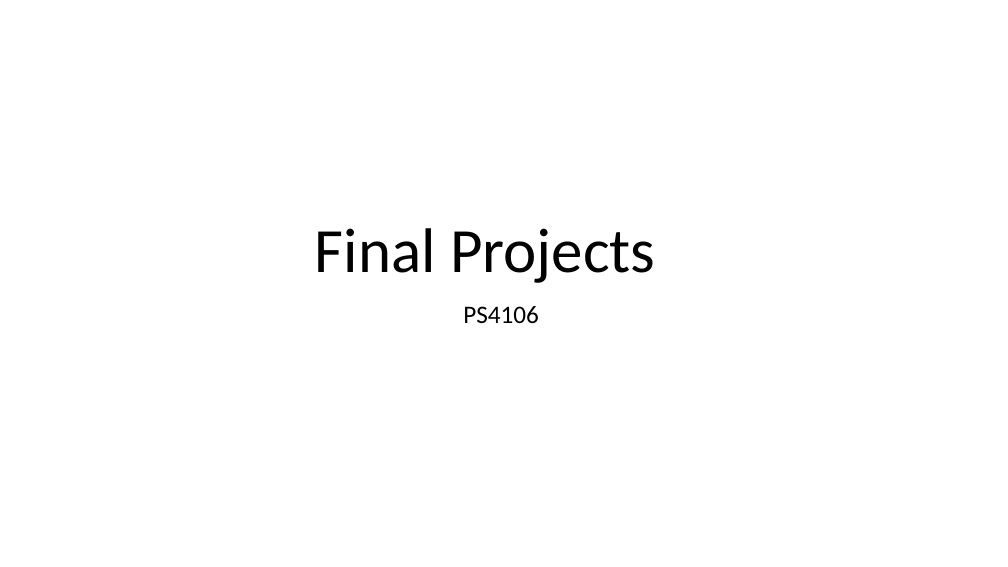
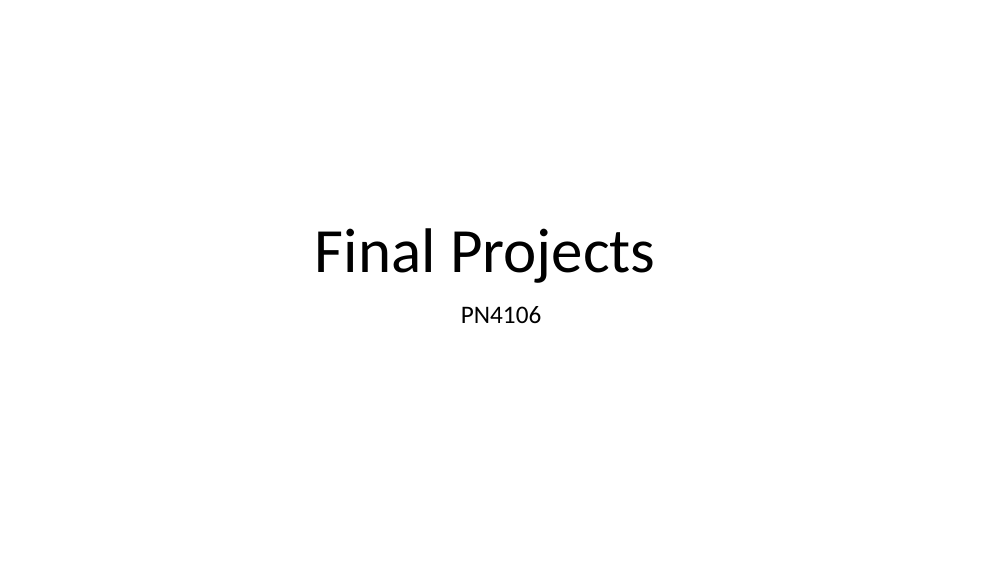
Before and after one commit to j-ales/PS4106_2024_25, a slide deck: slide 1 of slides/p4106 - projects.pptx. Drawn at 1008x567 pixels with LibreOffice and Linux fonts; fonts in the diff are those of the drawing. Boxes give left, top, right and bottom in pixels: in the first picture for what was removed or moved away, otherwise in the second. Text is boxed around its words. In the diff, an @@ line names an element or a change of style, - is before the commit and + after.

Commit message:
Added minor fixes to slides for projects

```diff
--- a/slides/p4106 - projects.pptx
+++ b/slides/p4106 - projects.pptx
@@ subtitle at <box>461,306,541,323</box>: text changed @@
-PS4106
+PN4106
```
Also in this commit, not shown: 3 other slides changed.
